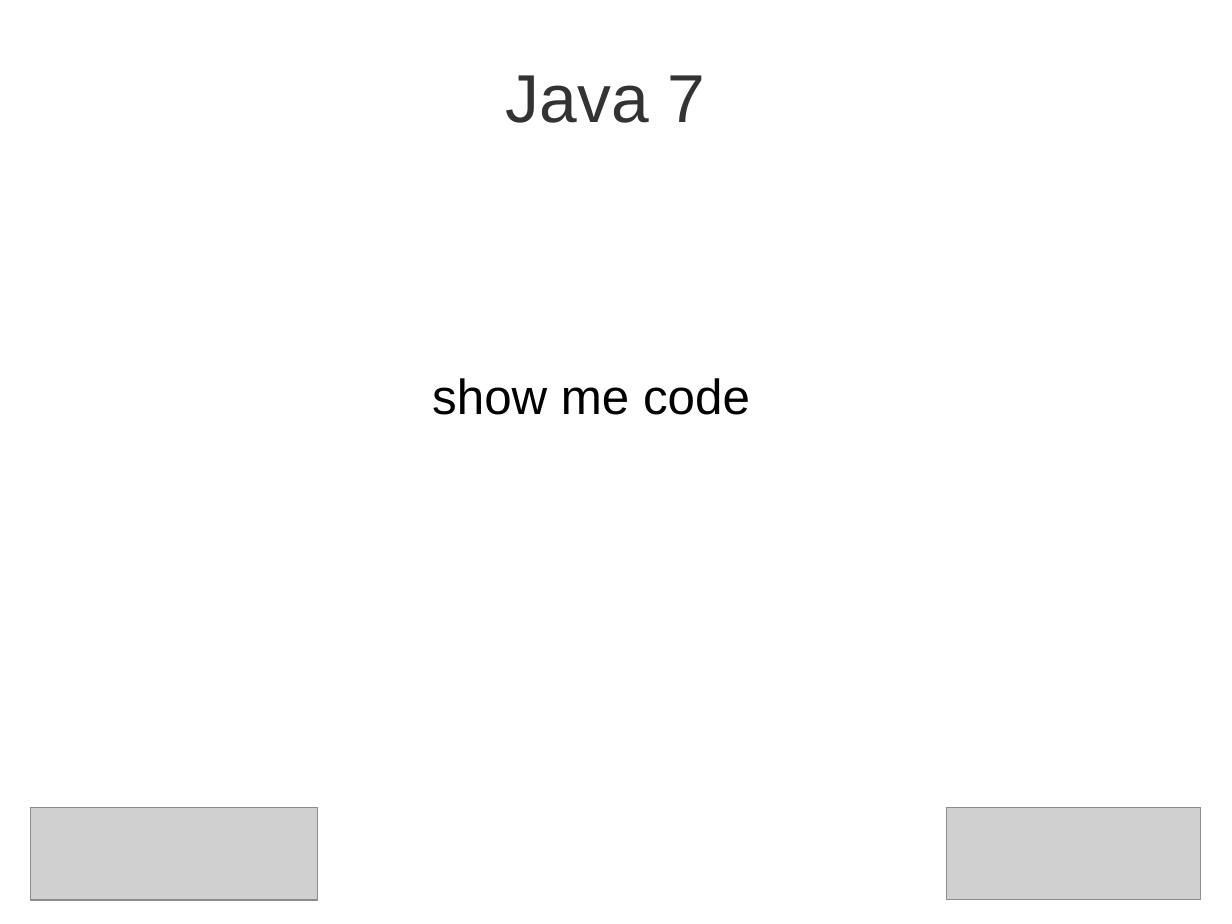
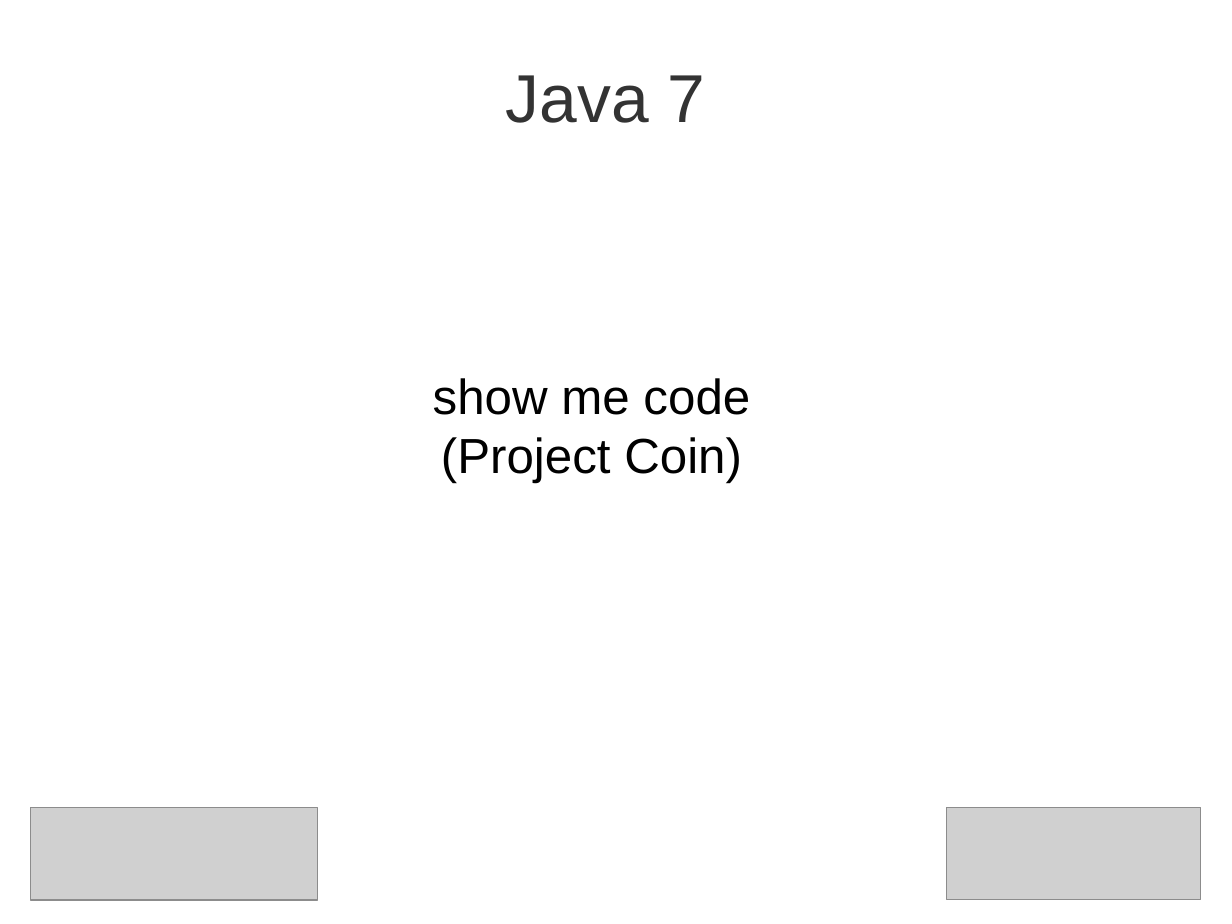
Before and after one commit to steppat/caelumday, a slide deck: slide 30 of caelumday2011.odp (slide 26 before the commit). Drawn at 1232x924 pixels with LibreOffice and Linux fonts; fonts in the diff are those of the drawing; grey boxes stand for pictures; background and template pictures are left out. Boxes give left, top, right and bottom in pixels: in the first picture for what was removed or moved away, otherwise in the second. Text is boxed around its words. In the diff, an @@ line names an element or a change of style, - is before the commit and + after.

```diff
--- a/caelumday2011.odp
+++ b/caelumday2011.odp
@@ text at [441,437,742,483]: paragraph added @@
+(Project Coin)
```
Also in this commit, not shown: 5 other slides changed, 7 slides added, 2 slides removed, 1 other file.
